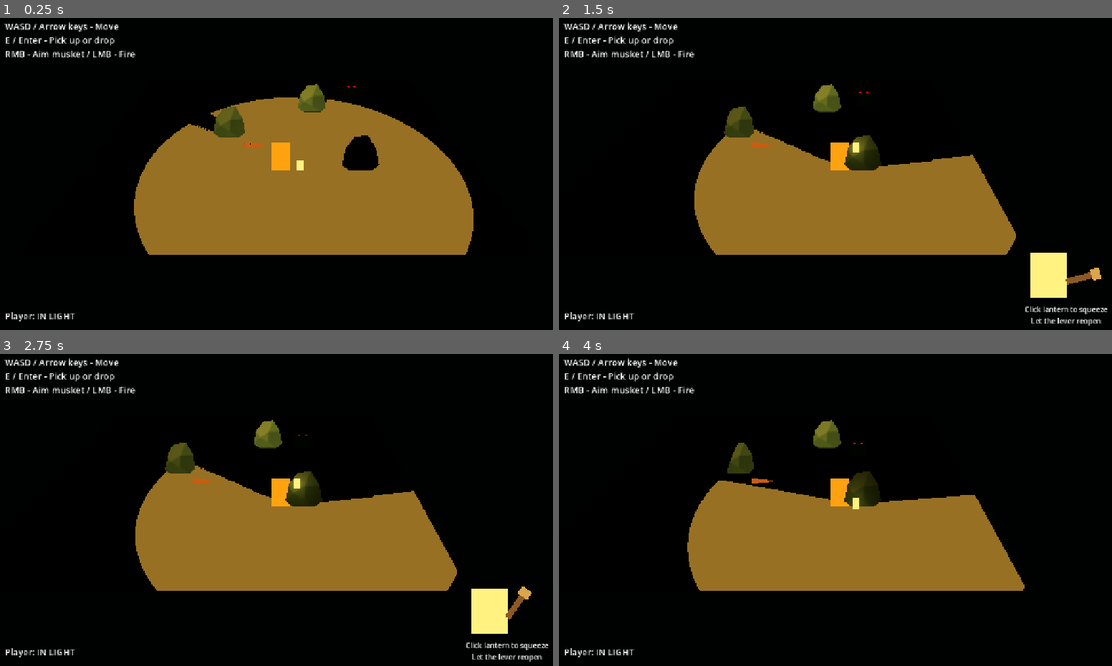
Above: before the commit, frames 1-4 (two rows, left to right).
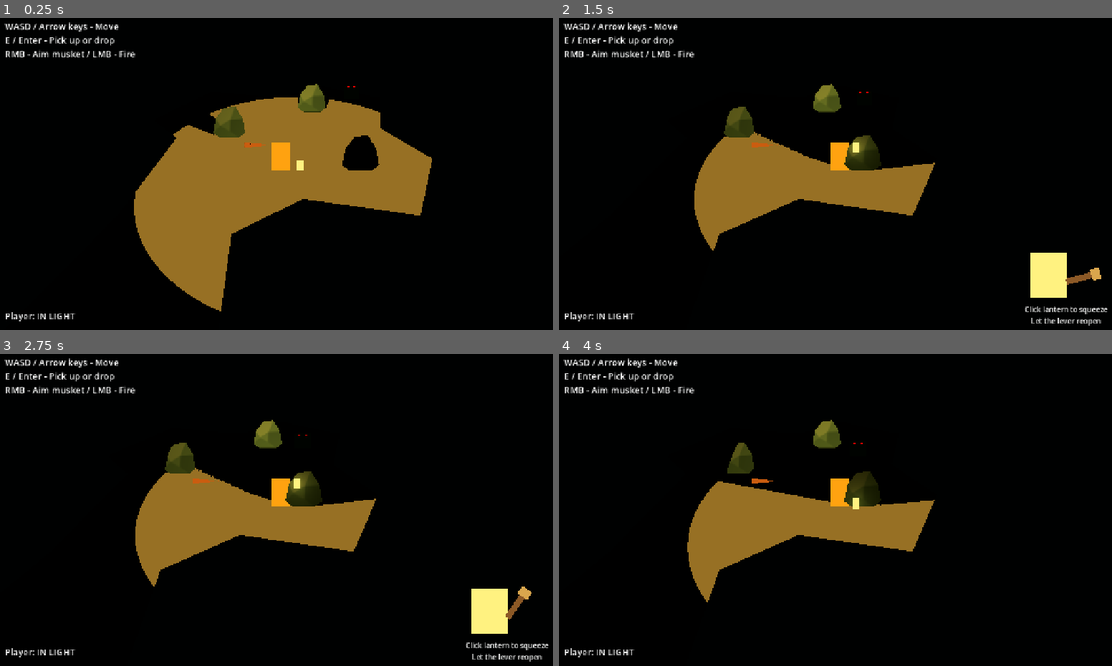
Above: after the commit, the same moments.

Repository: martindzejky/ld60
Game: Godot game, scene res://scenes/main.tscn
Two runs of this game, one before a commit and one after it. Both use one fixed random seed, a clock stepped at 60 frames per second and the inputs below.
Inputs (mouse positions are in pixels of both pictures, inside the frame that each line leads up to):
- Up to frame 1 (0.25 s): no input
- Up to frame 2 (1.5 s): tap Enter at 0.5 s; move the mouse to (968, 155) at 0.52 s; hold D (move_right) 0.53-1.25 s; hold Right mouse button (aim_musket) 0.53-1.25 s; click (968, 155) at 0.67 s; click "Click lantern to squeeze Let …" at 1.25 s
- Up to frame 3 (2.75 s): drag from (165, 522) to (254, 572) at 2.02 s
- Up to frame 4 (4 s): tap Space at 2.75 s; move the mouse to (896, 438) at 2.77 s; press the mouse at (896, 438) at 2.78 s; hold D (move_right) 2.78-3.5 s; release the mouse at (896, 438) at 3.5 s; tap Enter at 3.5 s; drag from (813, 572) to (669, 460) at 3.52 s

The runs differ from the first frame. In frame 1, 9.8% of the frame differs, in the area x 24-86%, y 25-95%; in frame 2, 9.6%; in frame 3, 9.6%; in frame 4, 9.7%.

Commit message:
Irregular ground and rock layout

Diff:
--- a/scenes/main.tscn
+++ b/scenes/main.tscn
@@ -5,12 +5,11 @@
 [ext_resource type="PackedScene" uid="uid://d330qifnxgchu" path="res://objects/lantern.tscn" id="3"]
 [ext_resource type="Shader" uid="uid://bn1p42cqm4tj0" path="res://shaders/ground_lighting.gdshader" id="4"]
 [ext_resource type="PackedScene" path="res://objects/musket.tscn" id="5"]
-[ext_resource type="Script" path="res://scripts/lantern_ui.gd" id="6"]
-
-[ext_resource type="Script" path="res://scripts/musket_ui.gd" id="7"]
-[ext_resource type="Script" path="res://scripts/effects_warmup.gd" id="8"]
+[ext_resource type="Script" uid="uid://bop1okto7t5je" path="res://scripts/lantern_ui.gd" id="6"]
+[ext_resource type="Script" uid="uid://cw0kb0d56ln71" path="res://scripts/musket_ui.gd" id="7"]
+[ext_resource type="Script" uid="uid://de8uuvch50dlp" path="res://scripts/effects_warmup.gd" id="8"]
 [ext_resource type="PackedScene" path="res://objects/enemy.tscn" id="9"]
-[ext_resource type="Script" path="res://scripts/player_light_debug.gd" id="10"]
+[ext_resource type="Script" uid="uid://lvfpqnu12jvv" path="res://scripts/player_light_debug.gd" id="10"]
 
 [sub_resource type="Environment" id="environment"]
 background_mode = 1
@@ -38,14 +37,12 @@
 [node name="environment" type="WorldEnvironment" parent="." unique_id=1644920340]
 environment = SubResource("environment")
 
-[node name="ground" type="Sprite3D" parent="." unique_id=205520019]
+[node name="ground" type="CSGPolygon3D" parent="." unique_id=205520019]
 transform = Transform3D(1, 0, 0, 0, -4.371139e-08, 1, 0, -1, -4.371139e-08, 0, 0, 0)
-material_override = SubResource("ground_material")
 cast_shadow = 0
-pixel_size = 1.0
-shaded = true
-alpha_cut = 1
-texture = SubResource("ground_texture")
+polygon = PackedVector2Array(-7, -6, -10.051549, -14.92685, -17.142384, -16.616467, -17.262762, -22.555105, -11.564877, -28.373367, -2.0951552, -27.37022, 1.8371892, -23.19712, -1.5333915, -17.418985, -1.905983, -12.96068, -2, -7, 1, -5, 6, -6, 8, -2, 6, 1, 7, 5, 3, 7, 0, 5, -5, 6, -8, 2, -6, 0)
+depth = 0.01
+material = SubResource("ground_material")
 
 [node name="rock_left" parent="." unique_id=1503433654 instance=ExtResource("2")]
 transform = Transform3D(1, 0, 0, 0, 1, 0, 0, 0, 1, -3, 0, 0)
@@ -55,22 +52,34 @@
 
 [node name="rock_right" parent="." unique_id=1999242164 instance=ExtResource("2")]
 transform = Transform3D(1, 0, 0, 0, 1, 0, 0, 0, 1, 4, 0, 3)
+
+[node name="rock_right2" parent="." unique_id=1412215497 instance=ExtResource("2")]
+transform = Transform3D(1, 0, 0, 0, 1, 0, 0, 0, 1, -1.3765421, 0, 21.964087)
+
+[node name="rock_right3" parent="." unique_id=2103761644 instance=ExtResource("2")]
+transform = Transform3D(1, 0, 0, 0, 1, 0, 0, 0, 1, -3.5977817, 0, 23.060951)
+
+[node name="rock_right4" parent="." unique_id=784024691 instance=ExtResource("2")]
+transform = Transform3D(1, 0, 0, 0, 1, 0, 0, 0, 1, -10.202171, 0, 20.126795)
+
+[node name="rock_right5" parent="." unique_id=1276203350 instance=ExtResource("2")]
+transform = Transform3D(1, 0, 0, 0, 1, 0, 0, 0, 1, -10.4054985, 0, 17.525747)
+
+[node name="rock_right6" parent="." unique_id=2055283750 instance=ExtResource("2")]
+transform = Transform3D(1, 0, 0, 0, 1, 0, 0, 0, 1, -3.3541121, 0, 26.313349)
+
+[node name="rock_right7" parent="." unique_id=1877607670 instance=ExtResource("2")]
+transform = Transform3D(1, 0, 0, 0, 1, 0, 0, 0, 1, -1.2217264, 0, 25.320625)
 
 [node name="player" parent="." unique_id=1253224889 node_paths=PackedStringArray("musket", "lantern") instance=ExtResource("1")]
 transform = Transform3D(1, 0, 0, 0, 1, 0, 0, 0, 1, 0, 0, 3)
 musket = NodePath("../musket")
 lantern = NodePath("../lantern")
 
-[node name="musket_back_slot" parent="player/visuals/flip" index="2"]
-transform = Transform3D(1, 0, 0, 0, 1, 0, 0, 0, 1, -0.35, 0.35, -0.1)
-
-[node name="musket_aim_slot" parent="player/visuals/flip" index="3"]
-transform = Transform3D(1, 0, 0, 0, 1, 0, 0, 0, 1, 0.25, 0.7, 0.1)
-
 [node name="camera" type="Camera3D" parent="player" unique_id=1545861327]
 transform = Transform3D(1, 0, 0, 0, 0.76604444, 0.6427876, 0, -0.6427876, 0.76604444, 0, 10, 12)
+cull_mask = 1
 current = true
-cull_mask = 1
 fov = 55.0
 
 [node name="lantern" parent="." unique_id=1329808312 instance=ExtResource("3")]
@@ -79,8 +88,8 @@
 [node name="musket" parent="." unique_id=1198564765 instance=ExtResource("5")]
 transform = Transform3D(1, 0, 0, 0, 1, 0, 0, 0, 1, -2, 0, 1)
 
-[node name="enemy" parent="." node_paths=PackedStringArray("target") instance=ExtResource("9")]
-position = Vector3(5, 0, -5)
+[node name="enemy" parent="." unique_id=914935408 node_paths=PackedStringArray("target") instance=ExtResource("9")]
+transform = Transform3D(1, 0, 0, 0, 1, 0, 0, 0, 1, 5, 0, -5)
 target = NodePath("../player")
 
 [node name="hud" type="CanvasLayer" parent="." unique_id=997754346]
@@ -93,7 +102,7 @@
 E / Enter - Pick up or drop
 RMB - Aim musket / LMB - Fire"
 
-[node name="player_light_debug" type="Label" parent="hud" node_paths=PackedStringArray("player")]
+[node name="player_light_debug" type="Label" parent="hud" unique_id=974984504 node_paths=PackedStringArray("player")]
 anchors_preset = 2
 anchor_top = 1.0
 anchor_bottom = 1.0
@@ -102,7 +111,6 @@
 offset_right = 320.0
 offset_bottom = -24.0
 grow_vertical = 0
-mouse_filter = 2
 theme_override_font_sizes/font_size = 20
 script = ExtResource("10")
 player = NodePath("../../player")
@@ -137,15 +145,15 @@
 mouse_filter = 2
 color = Color(1, 0.95, 0.5, 1)
 
-[node name="lever" type="Control" parent="hud/lantern"]
-layout_mode = 0
+[node name="lever" type="Control" parent="hud/lantern" unique_id=1555614218]
+anchors_preset = 0
 offset_left = 110.0
 offset_top = 110.0
 offset_right = 110.0
 offset_bottom = 110.0
 mouse_filter = 2
 
-[node name="arm" type="ColorRect" parent="hud/lantern/lever"]
+[node name="arm" type="ColorRect" parent="hud/lantern/lever" unique_id=353850579]
 layout_mode = 0
 offset_top = -7.0
 offset_right = 70.0
@@ -153,7 +161,7 @@
 mouse_filter = 2
 color = Color(0.55, 0.35, 0.15, 1)
 
-[node name="grip" type="ColorRect" parent="hud/lantern/lever"]
+[node name="grip" type="ColorRect" parent="hud/lantern/lever" unique_id=2060680531]
 layout_mode = 0
 offset_left = 58.0
 offset_top = -13.0
@@ -167,14 +175,14 @@
 offset_top = 160.0
 offset_right = 220.0
 offset_bottom = 200.0
-mouse_filter = 2
 theme_override_font_sizes/font_size = 16
 text = "Click lantern to squeeze
 Let the lever reopen"
 horizontal_alignment = 1
 
-[node name="musket" type="Control" parent="hud" node_paths=PackedStringArray("musket", "lantern", "barrel", "ramrod", "ball", "prompt")]
+[node name="musket" type="Control" parent="hud" unique_id=508240191 node_paths=PackedStringArray("musket", "lantern", "barrel", "ramrod", "ball", "prompt")]
 visible = false
+layout_mode = 3
 anchors_preset = 3
 anchor_left = 1.0
 anchor_top = 1.0
@@ -195,7 +203,7 @@
 ball = NodePath("ball")
 prompt = NodePath("prompt")
 
-[node name="stock" type="ColorRect" parent="hud/musket"]
+[node name="stock" type="ColorRect" parent="hud/musket" unique_id=2142937721]
 layout_mode = 0
 offset_left = 60.0
 offset_top = 330.0
@@ -204,7 +212,7 @@
 mouse_filter = 2
 color = Color(0.4, 0.22, 0.1, 1)
 
-[node name="tube" type="ColorRect" parent="hud/musket"]
+[node name="tube" type="ColorRect" parent="hud/musket" unique_id=376300721]
 layout_mode = 0
 offset_left = 80.0
 offset_top = 190.0
@@ -213,18 +221,18 @@
 mouse_filter = 2
 color = Color(0.35, 0.38, 0.4, 1)
 
-[node name="barrel" type="Button" parent="hud/musket"]
+[node name="barrel" type="Button" parent="hud/musket" unique_id=412733436]
 layout_mode = 0
 offset_left = 70.0
 offset_top = 170.0
 offset_right = 130.0
 offset_bottom = 200.0
 focus_mode = 0
+mouse_default_cursor_shape = 2
 action_mode = 0
-mouse_default_cursor_shape = 2
 text = "Load"
 
-[node name="ball" type="ColorRect" parent="hud/musket"]
+[node name="ball" type="ColorRect" parent="hud/musket" unique_id=1013115734]
 layout_mode = 0
 offset_left = 92.0
 offset_top = 205.0
@@ -233,7 +241,7 @@
 mouse_filter = 2
 color = Color(0.8, 0.8, 0.8, 1)
 
-[node name="ramrod" type="Button" parent="hud/musket"]
+[node name="ramrod" type="Button" parent="hud/musket" unique_id=1723540638]
 layout_mode = 0
 offset_left = 75.0
 offset_top = 35.0
@@ -243,7 +251,7 @@
 mouse_default_cursor_shape = 6
 text = "Grip"
 
-[node name="shaft" type="ColorRect" parent="hud/musket/ramrod"]
+[node name="shaft" type="ColorRect" parent="hud/musket/ramrod" unique_id=585008844]
 layout_mode = 0
 offset_left = 22.0
 offset_top = 24.0
@@ -252,38 +260,35 @@
 mouse_filter = 2
 color = Color(0.7, 0.55, 0.3, 1)
 
-[node name="prompt" type="Label" parent="hud/musket"]
+[node name="prompt" type="Label" parent="hud/musket" unique_id=182637964]
 layout_mode = 0
 offset_top = 420.0
 offset_right = 300.0
 offset_bottom = 470.0
-mouse_filter = 2
 theme_override_font_sizes/font_size = 16
+horizontal_alignment = 1
 autowrap_mode = 2
-horizontal_alignment = 1
-
-[node name="death_ui" type="CanvasLayer" parent="."]
-layer = 1
-
-[node name="message" type="Label" parent="death_ui"]
+
+[node name="death_ui" type="CanvasLayer" parent="." unique_id=415196139]
+
+[node name="message" type="Label" parent="death_ui" unique_id=1096060158]
 visible = false
 anchors_preset = 15
 anchor_right = 1.0
 anchor_bottom = 1.0
 grow_horizontal = 2
 grow_vertical = 2
-mouse_filter = 2
 theme_override_font_sizes/font_size = 56
 text = "You are dead"
 horizontal_alignment = 1
 vertical_alignment = 1
 
-[node name="loading" type="CanvasLayer" parent="." node_paths=PackedStringArray("musket")]
+[node name="loading" type="CanvasLayer" parent="." unique_id=1017660554 node_paths=PackedStringArray("musket")]
 layer = 100
 script = ExtResource("8")
 musket = NodePath("../musket")
 
-[node name="cover" type="ColorRect" parent="loading"]
+[node name="cover" type="ColorRect" parent="loading" unique_id=1625927957]
 anchors_preset = 15
 anchor_right = 1.0
 anchor_bottom = 1.0
@@ -291,14 +296,12 @@
 grow_vertical = 2
 color = Color(0.002, 0.006, 0.004, 1)
 
+[connection signal="died" from="player" to="hud" method="hide"]
+[connection signal="died" from="player" to="death_ui/message" method="show"]
+[connection signal="fired" from="musket" to="player" method="_on_musket_fired"]
+[connection signal="fuse_expired" from="musket" to="player" method="_on_musket_fuse_expired"]
+[connection signal="pressed" from="hud/lantern" to="player" method="_on_lantern_pressed"]
 [connection signal="pressed" from="hud/musket/barrel" to="player" method="_on_barrel_pressed"]
 [connection signal="gui_input" from="hud/musket/ramrod" to="player" method="_on_ramrod_gui_input"]
 
-[connection signal="pressed" from="hud/lantern" to="player" method="_on_lantern_pressed"]
-
-[connection signal="fuse_expired" from="musket" to="player" method="_on_musket_fuse_expired"]
-[connection signal="fired" from="musket" to="player" method="_on_musket_fired"]
-[connection signal="died" from="player" to="hud" method="hide"]
-[connection signal="died" from="player" to="death_ui/message" method="show"]
-
 [editable path="player"]
Not shown: 1 places in scenes/main.tscn that only renumber resources
